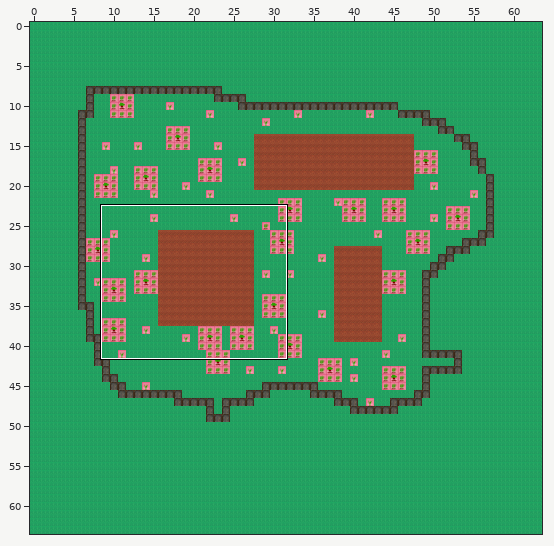
Two states of a Tiled map, assets/tiled/mapFarm2.tmx. The first picture is a wide view before the edit; the outline marks the close-up.
Close-up. Before the commit:
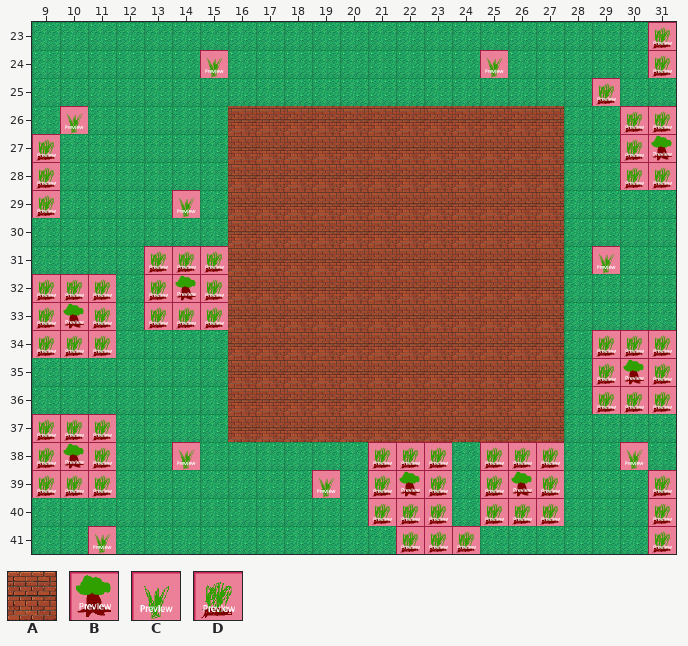
Cells are 64x64 px. Shown: x 9..31, y 23..41. The commit also changed other parts of the map, which this record leaves out.
Key: from "tileset": A 9, B 10, C 18, D 26.
_ is an empty cell.
Layers that did not change in this view are not listed.
Layer "walls" before, first column x 9:
23 ______________________D
24 ______C_________C_____D
25 ____________________D__
26 _C_____AAAAAAAAAAAA__DD
27 D______AAAAAAAAAAAA__DB
28 D______AAAAAAAAAAAA__DD
29 D____C_AAAAAAAAAAAA____
30 _______AAAAAAAAAAAA____
31 ____DDDAAAAAAAAAAAA_C__
32 DDD_DBDAAAAAAAAAAAA____
33 DBD_DDDAAAAAAAAAAAA____
34 DDD____AAAAAAAAAAAA_DDD
35 _______AAAAAAAAAAAA_DBD
36 _______AAAAAAAAAAAA_DDD
37 DDD____AAAAAAAAAAAA____
38 DBD__C______DDD_DDD__C_
39 DDD_______C_DBD_DBD___D
40 ____________DDD_DDD___D
41 __C__________DDD______D
New version:
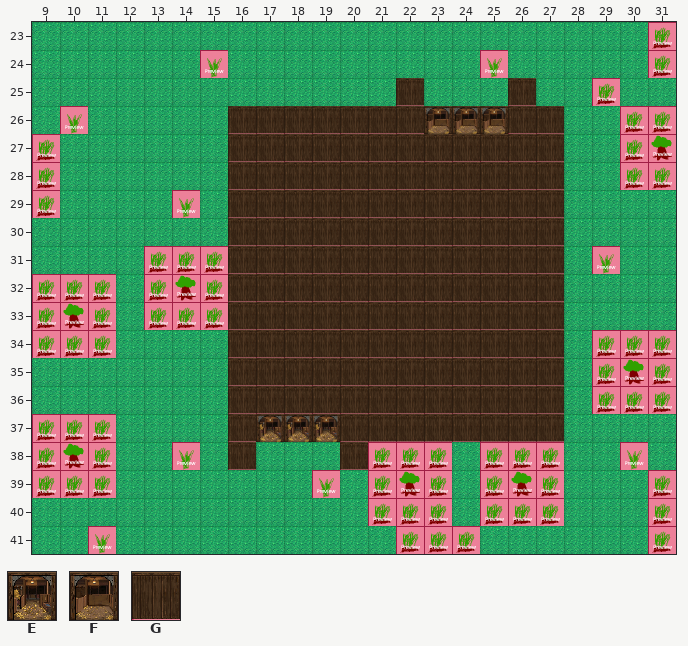
Further tiles: from "tileset": E 16, F 17, G 24.
Diff:
Layer "walls":
y 25: x 22 _ -> G; x 26 _ -> G
y 26: x 16..27 AAAAAAAAAAAA -> GGGGGGGFFFGG
y 27..36: x 16..27 AAAAAAAAAAAA -> GGGGGGGGGGGG
y 37: x 16..27 AAAAAAAAAAAA -> GEEEGGGGGGGG
y 38: x 16 _ -> G; x 20 _ -> G
